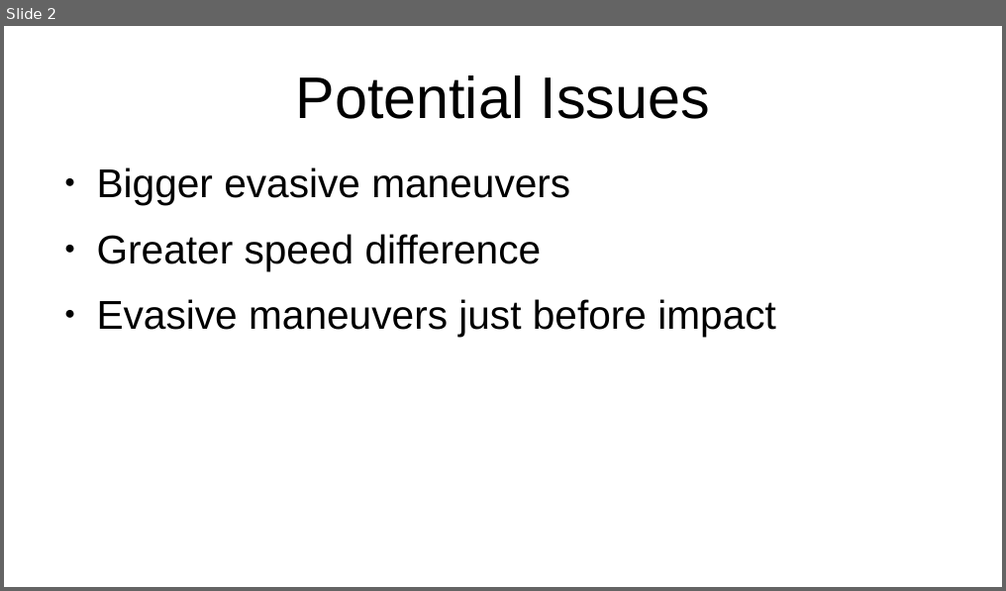
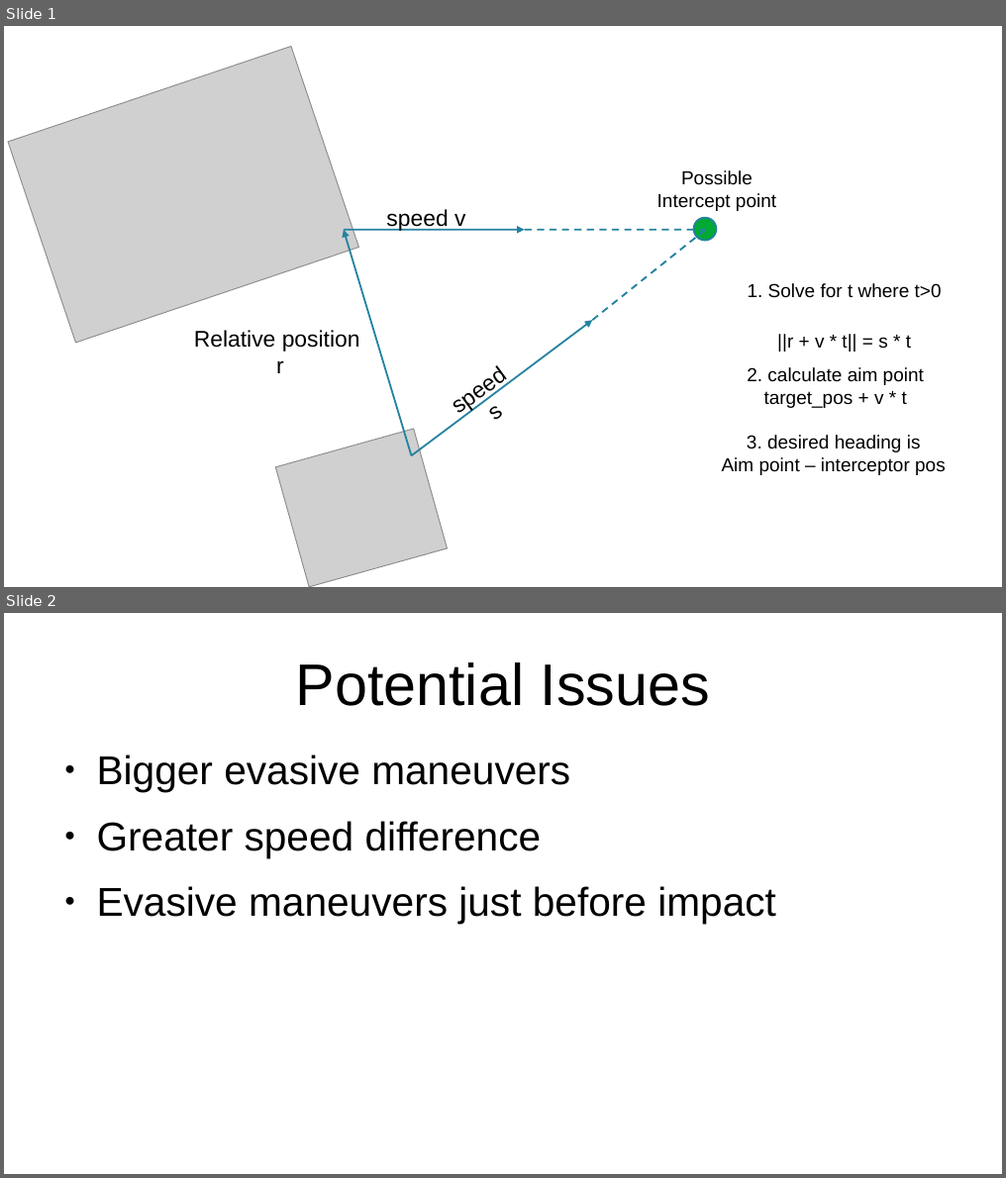
Before and after one commit to make-ing/coding_interview_rust, a slide deck: docu/lead_pursuit_strategy.odp. Shown one above the other, each under a label of ours: slide 2 before the commit, slides 1 and 2 after it. The pictures are 1006x591 and 1006x1178 pixels, drawn with LibreOffice and Linux fonts; fonts in the diff are those of the drawing; grey boxes stand for pictures. Boxes give left, top, right and bottom in pixels: in the first picture for what was removed or moved away, otherwise in the second. Text is boxed around its words. In the diff, an @@ line names an element or a change of style, - is before the commit and + after.

```diff
--- a/docu/lead_pursuit_strategy.odp
+++ b/docu/lead_pursuit_strategy.odp
@@ slide 1 added at bbox=[4, 26, 1002, 587], background #FFFFFF @@
@@ picture added at bbox=[8, 47, 358, 343] @@
@@ text added at bbox=[657, 171, 776, 211], 15 pt, text #000000 @@
+Possible
+Intercept point
@@ arrow added from (344, 230) to (525, 230), #2382A1 1.42 pt @@
@@ arrow added from (412, 456) to (344, 230), #2382A1 1.42 pt @@
@@ text added at bbox=[386, 209, 465, 231], 18 pt, text #000000 @@
+speed v
@@ line added from (525, 230) to (706, 230), #2382A1 1.42 pt dashed @@
@@ line added from (593, 320) to (706, 230), #2382A1 1.42 pt dashed @@
@@ ellipse added at bbox=[694, 218, 717, 241], fill #00A933, outline #2382A1 1.42 pt @@
@@ text added at bbox=[747, 283, 942, 352], 15 pt, text #000000 @@
+1. Solve for t where t>0
+||r + v * t|| = s * t
@@ arrow added from (412, 456) to (593, 320), #2382A1 1.42 pt @@
@@ text added at bbox=[194, 330, 360, 373], 18 pt, text #000000 @@
+Relative position
+r
@@ text added at bbox=[746, 368, 924, 408], 15 pt, text #000000 @@
+2. calculate aim point target_pos + v * t
@@ text added at bbox=[495, 406, 504, 420], 18 pt, text #000000 @@
+speed
+s
@@ picture added at bbox=[276, 429, 448, 587] @@
@@ text added at bbox=[722, 435, 945, 475], 15 pt, text #000000 @@
+3. desired heading is
+Aim point – interceptor pos
```
Also in this commit, not shown: 1 slide removed, 1 other file.
